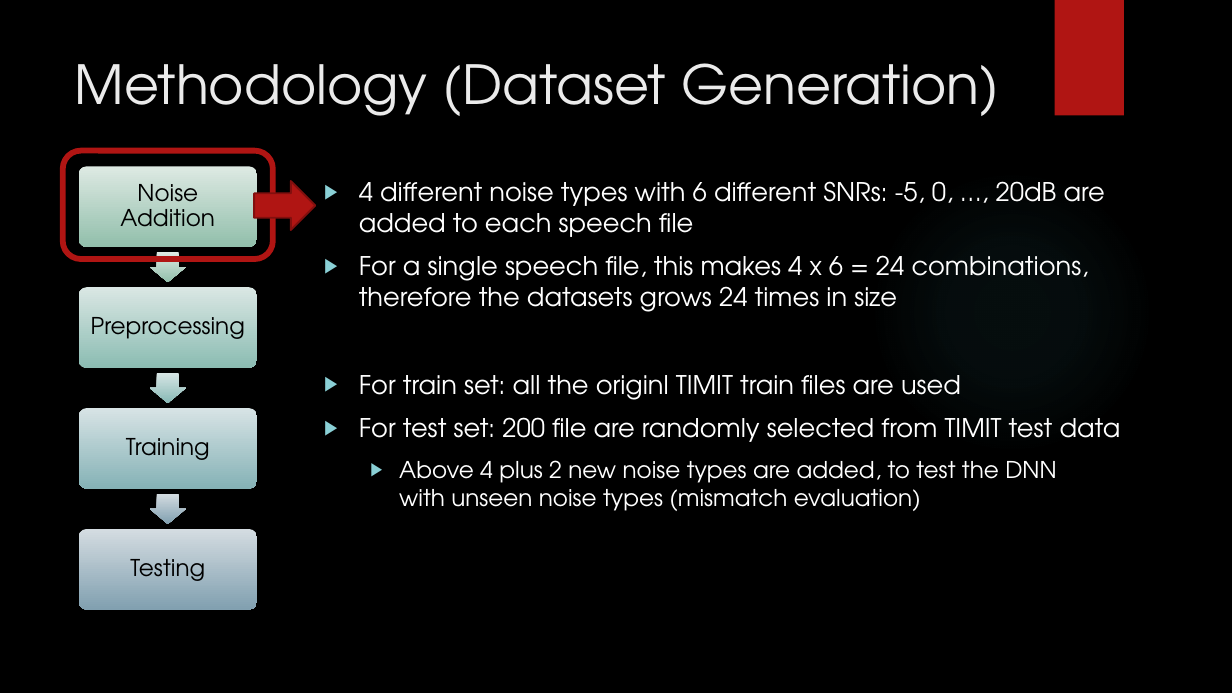
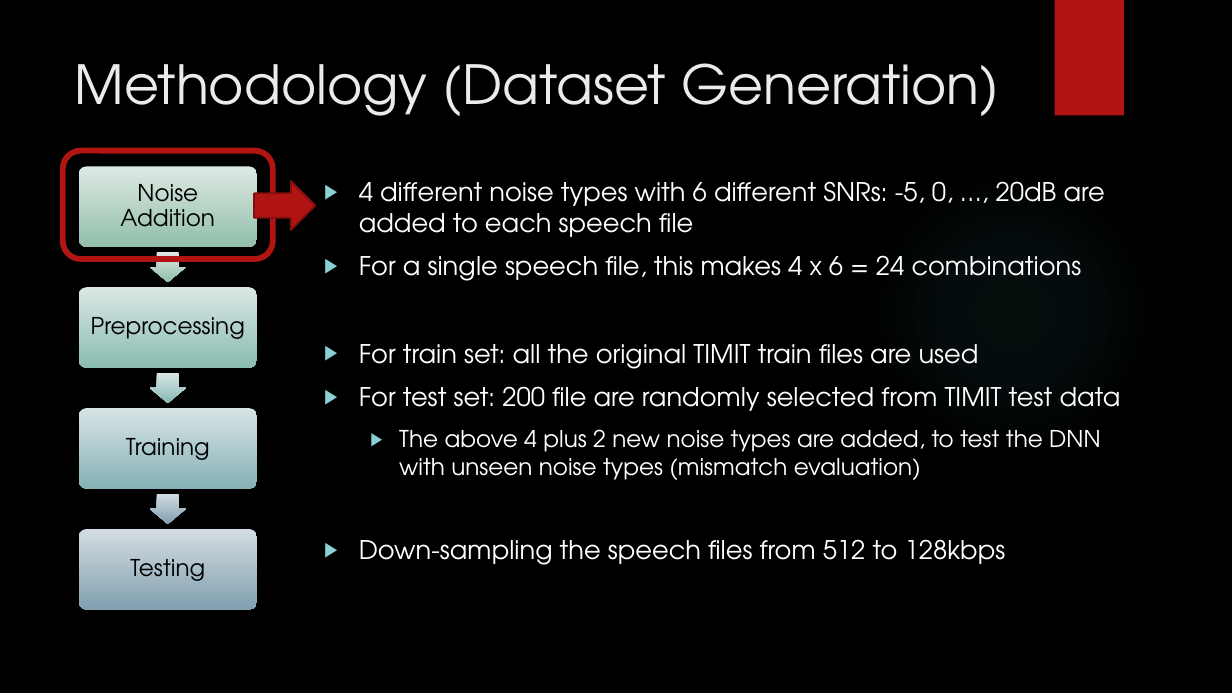
Before and after one commit to Arda-Bati/Deep-Autoencoder-Project, a slide deck: slide 5 of Presentation/ECE271B_Presenation.pptx. Drawn at 1232x693 pixels with LibreOffice and Linux fonts; fonts in the diff are those of the drawing; background and template pictures are left out. Boxes give left, top, right and bottom in pixels: in the first picture for what was removed or moved away, otherwise in the second. Text is boxed around its words. In the diff, an @@ line names an element or a change of style, - is before the commit and + after.

```diff
--- a/Presentation/ECE271B_Presenation.pptx
+++ b/Presentation/ECE271B_Presenation.pptx
@@ text at bbox=[359, 255, 1082, 369]: text changed @@
-▶ For a single speech file, this makes 4 x 6 = 24 combinations, therefore the datasets grows 24 times in size
-▶ For train set: all the originl TIMIT train files are used
+▶ For a single speech file, this makes 4 x 6 = 24 combinations
+▶ For train set: all the original TIMIT train files are used
@@ text at bbox=[359, 429, 1100, 565]: text changed @@
-  ▶ Above 4 plus 2 new noise types are added, to test the DNN with unseen noise types (mismatch evaluation)
+  ▶ The above 4 plus 2 new noise types are added, to test the DNN with unseen noise types (mismatch evaluation)
+▶ Down-sampling the speech files from 512 to 128kbps
```
Also in this commit, not shown: 6 other slides changed.
